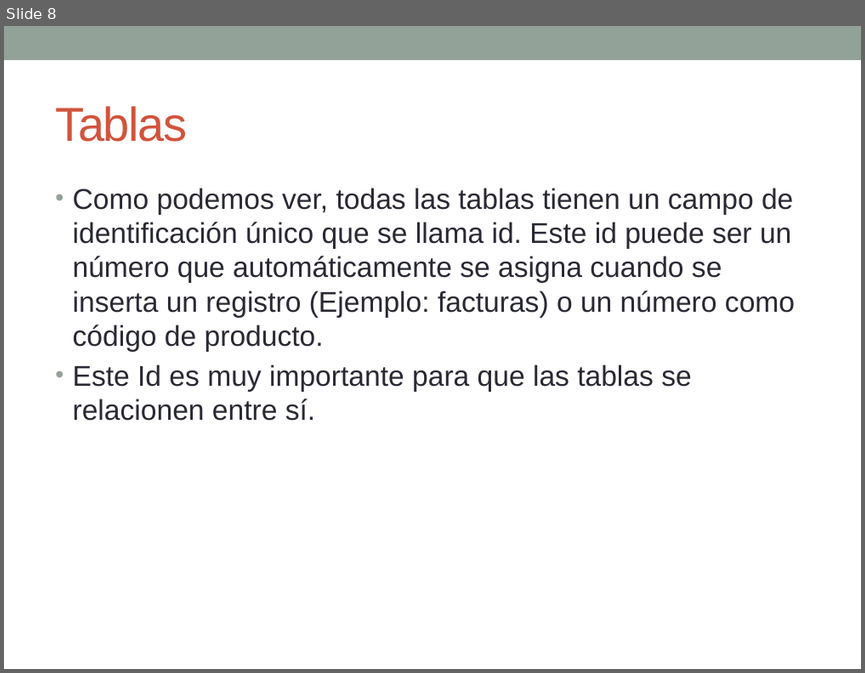
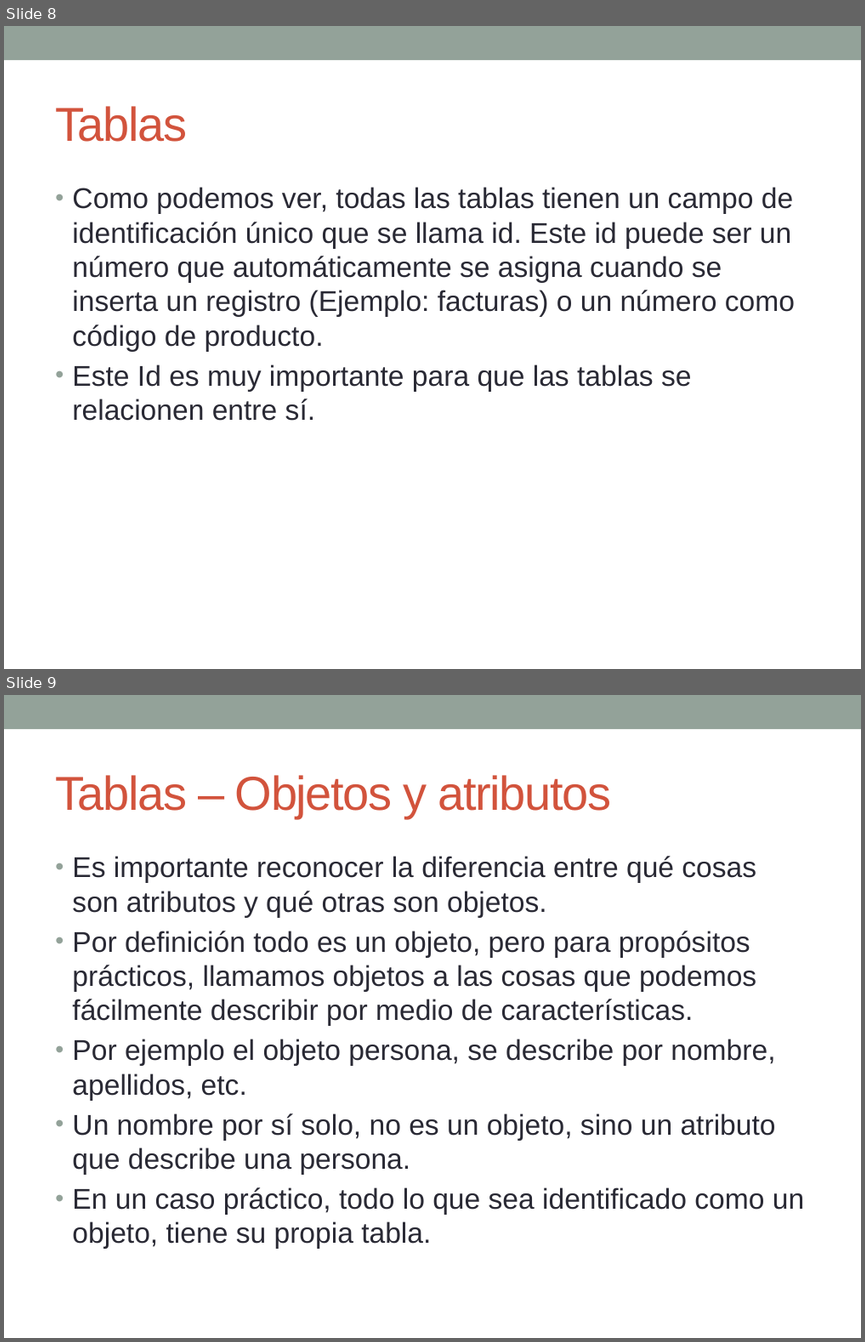
Before and after one commit to esolorzanob/bases_UPI, a slide deck: Semana 1-3.pptx. Shown one above the other, each under a label of ours: slide 8 before the commit, slides 8 and 9 after it. The pictures are 865x673 and 865x1342 pixels, drawn with LibreOffice and Linux fonts; fonts in the diff are those of the drawing. Boxes give left, top, right and bottom in pixels: in the first picture for what was removed or moved away, otherwise in the second. Text is boxed around its words. In the diff, an @@ line names an element or a change of style, - is before the commit and + after.

Commit message:
actualizada presentacion para semana 2

```diff
--- a/Semana 1-3.pptx
+++ b/Semana 1-3.pptx
@@ slide 9 added at (4,695,861,1338), background #FFFFFF; not listed: 1 template element that a slide beside it also shows @@
@@ text added at (55,775,611,818), 40 pt, text #D2533C @@
+Tablas – Objetos y atributos
@@ text added at (72,856,804,1248), 24 pt, text #292934 @@
+• Es importante reconocer la diferencia entre qué cosas son atributos y qué otras son objetos.
+• Por definición todo es un objeto, pero para propósitos prácticos, llamamos objetos a las cosas que podemos fácilmente describir por medio de características.
+• Por ejemplo el objeto persona, se describe por nombre, apellidos, etc.
+• Un nombre por sí solo, no es un objeto, sino un atributo que describe una persona.
+• En un caso práctico, todo lo que sea identificado como un objeto, tiene su propia tabla.
```
Also in this commit, not shown: 5 other slides added.
